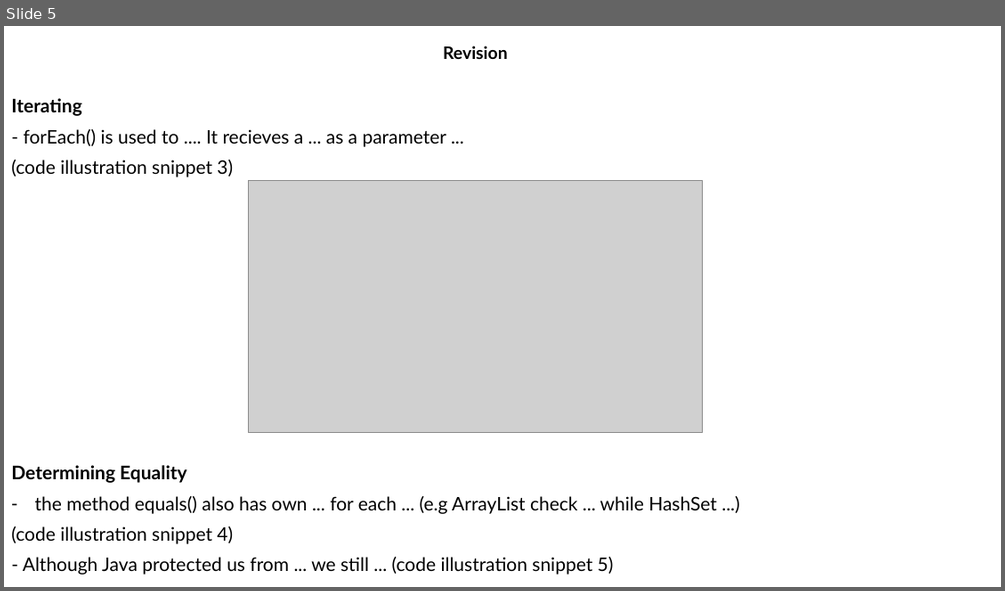
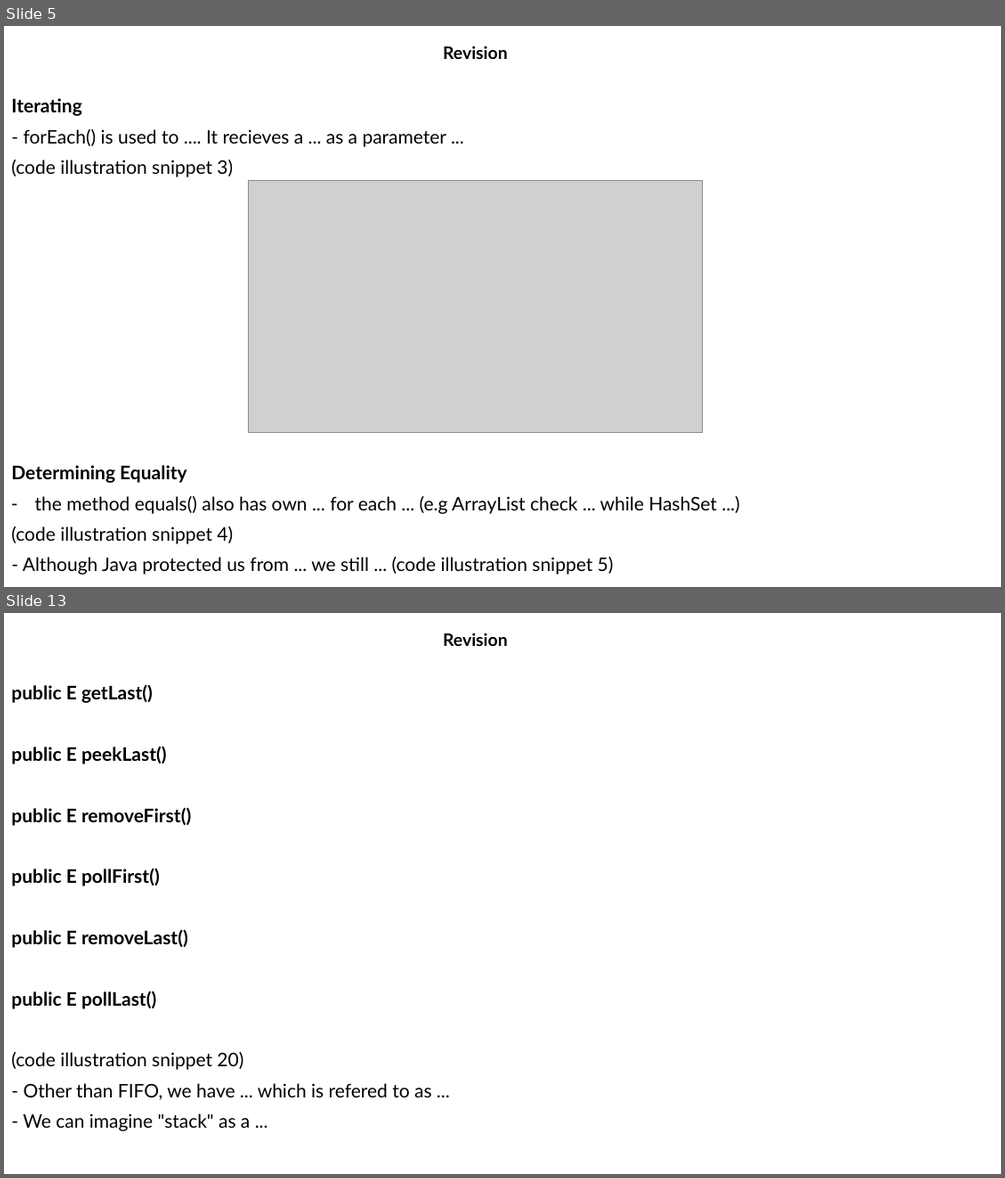
Before and after one commit to MaiDinhVinh/CS-Java, a slide deck: OCP17/Chapter 9 - Collections and Generics.pptx. Shown one above the other, each under a label of ours: slide 5 before the commit, slides 5 and 13 after it; the slides between them are not shown. The pictures are 1005x591 and 1005x1178 pixels, drawn with LibreOffice and Linux fonts; fonts in the diff are those of the drawing; grey boxes stand for pictures. Boxes give left, top, right and bottom in pixels: in the first picture for what was removed or moved away, otherwise in the second. Text is boxed around its words. In the diff, an @@ line names an element or a change of style, - is before the commit and + after.

```diff
--- a/OCP17/Chapter 9 - Collections and Generics.pptx
+++ b/OCP17/Chapter 9 - Collections and Generics.pptx
@@ slide 13 added at [4, 613, 1001, 1174], background #FFFFFF @@
@@ subtitle added at [443, 633, 508, 646], 16.6 pt, text #000000, bold @@
+Revision
@@ text added at [11, 685, 432, 1131], 18 pt, text #000000, bold @@
+public E getLast()
+public E peekLast()
+public E removeFirst()
+public E pollFirst()
+public E removeLast()
+public E pollLast()
+(code illustration snippet 20)
+- Other than FIFO, we have ... which is refered to as ...
+- We can imagine "stack" as a ...
```
Also in this commit, not shown: 1 slide changed, 16 other slides added.
